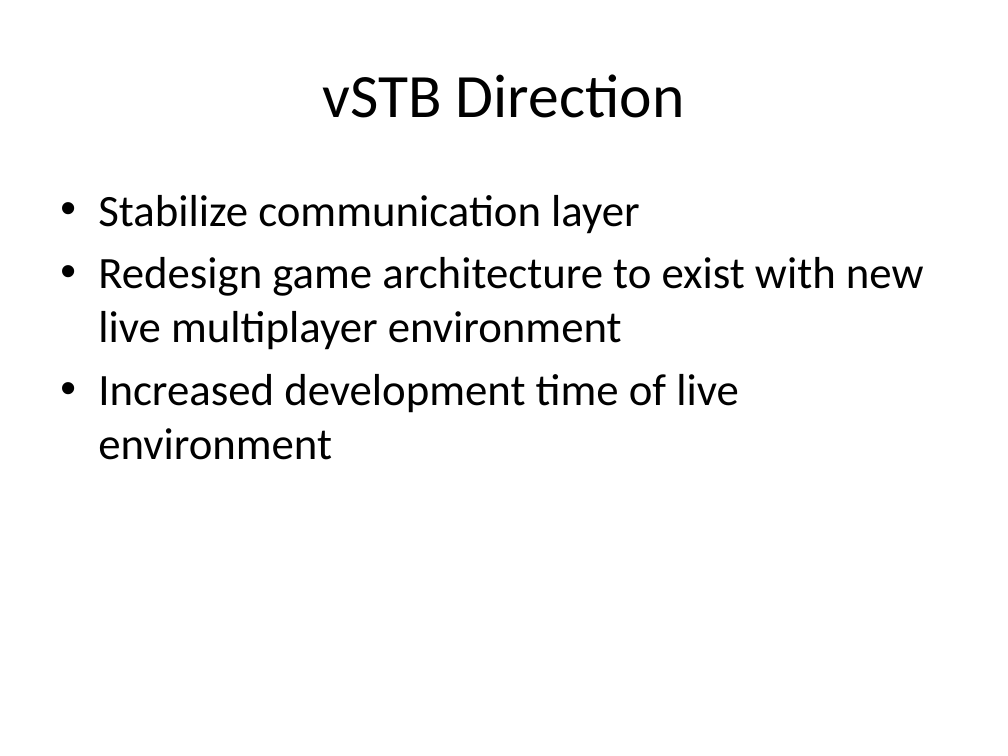
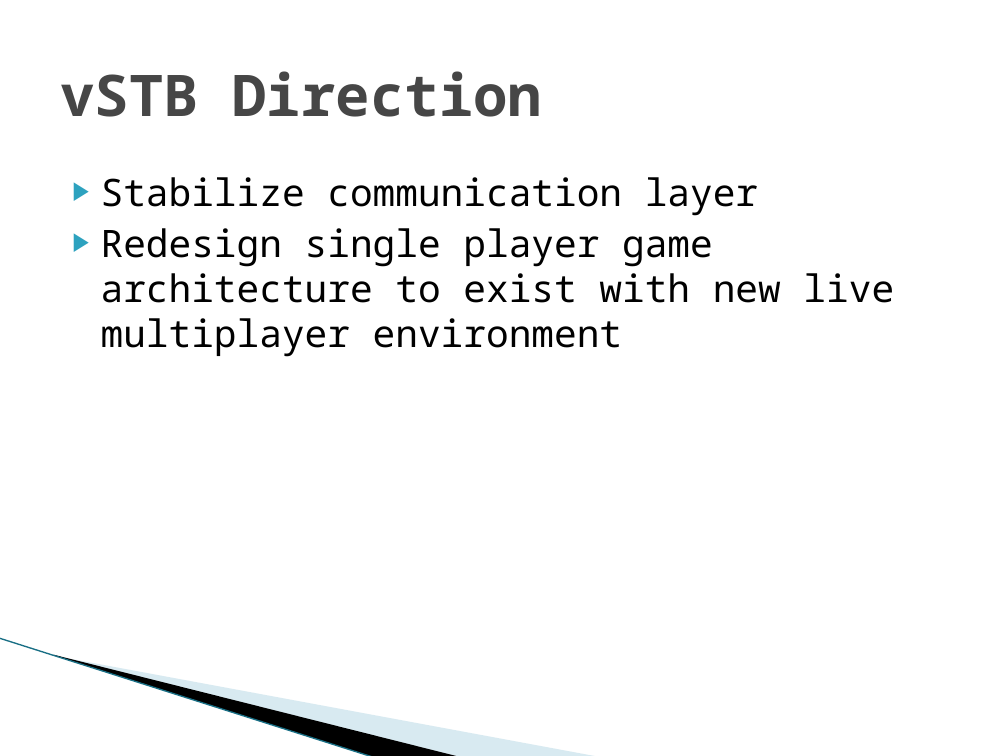
Before and after one commit to SDSMT-CSC/STBMF, a slide deck: slide 13 of docs/srDesign_ClientPresentation2.pptx (slide 10 before the commit). Drawn at 1008x756 pixels with LibreOffice and Linux fonts; fonts in the diff are those of the drawing; background and template pictures are left out. Boxes give left, top, right and bottom in pixels: in the first picture for what was removed or moved away, otherwise in the second. Text is boxed around its words. In the diff, an @@ line names an element or a change of style, - is before the commit and + after.

Commit message:
Updated slides to final format

```diff
--- a/docs/srDesign_ClientPresentation2.pptx
+++ b/docs/srDesign_ClientPresentation2.pptx
@@ title "vSTB Direction" at [60, 71, 542, 117]: size 44 to 41 pt, font Calibri to Noto Sans Mono, text colour #000000 to #464646, bold on; alignment centre to left @@
@@ text "Stabilize communication layer": place and size @@
-text "Stabilize communication layer" at [98, 195, 924, 460]
+text "Stabilize communication layer" at [101, 177, 894, 357]
@@ text at [101, 177, 758, 216]: size 32 to 27 pt, font Calibri to Noto Sans Mono in "Stabilize communication layer"; bullet • to ▶; less space between paragraphs @@
@@ text at [101, 228, 894, 357]: text changed; size 32 to 27 pt; font Calibri to Noto Sans Mono @@
-• Redesign game architecture to exist with new live multiplayer environment
-• Increased development time of live environment
+▶ Redesign single player game architecture to exist with new live multiplayer environment
@@ line added from (0, 638) to (374, 756), #97C5D8 0.95 pt @@
@@ freeform shape added at [53, 654, 461, 756], fill #000000 @@
@@ freeform shape added at [55, 655, 600, 756], fill #A0CBDC at 40% opacity @@
```
Also in this commit, not shown: 14 other slides changed, 5 slides added, 1 slide removed.
